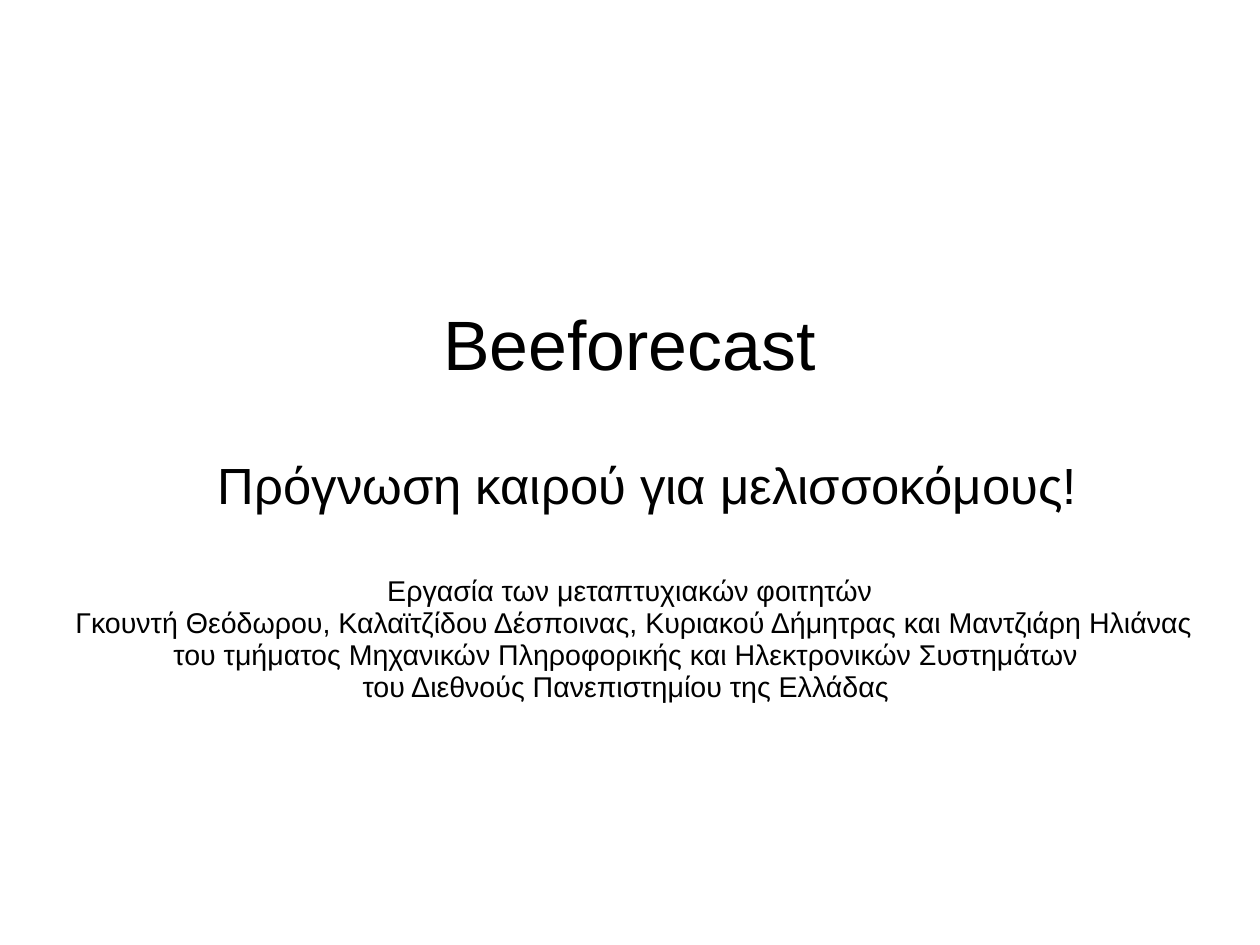
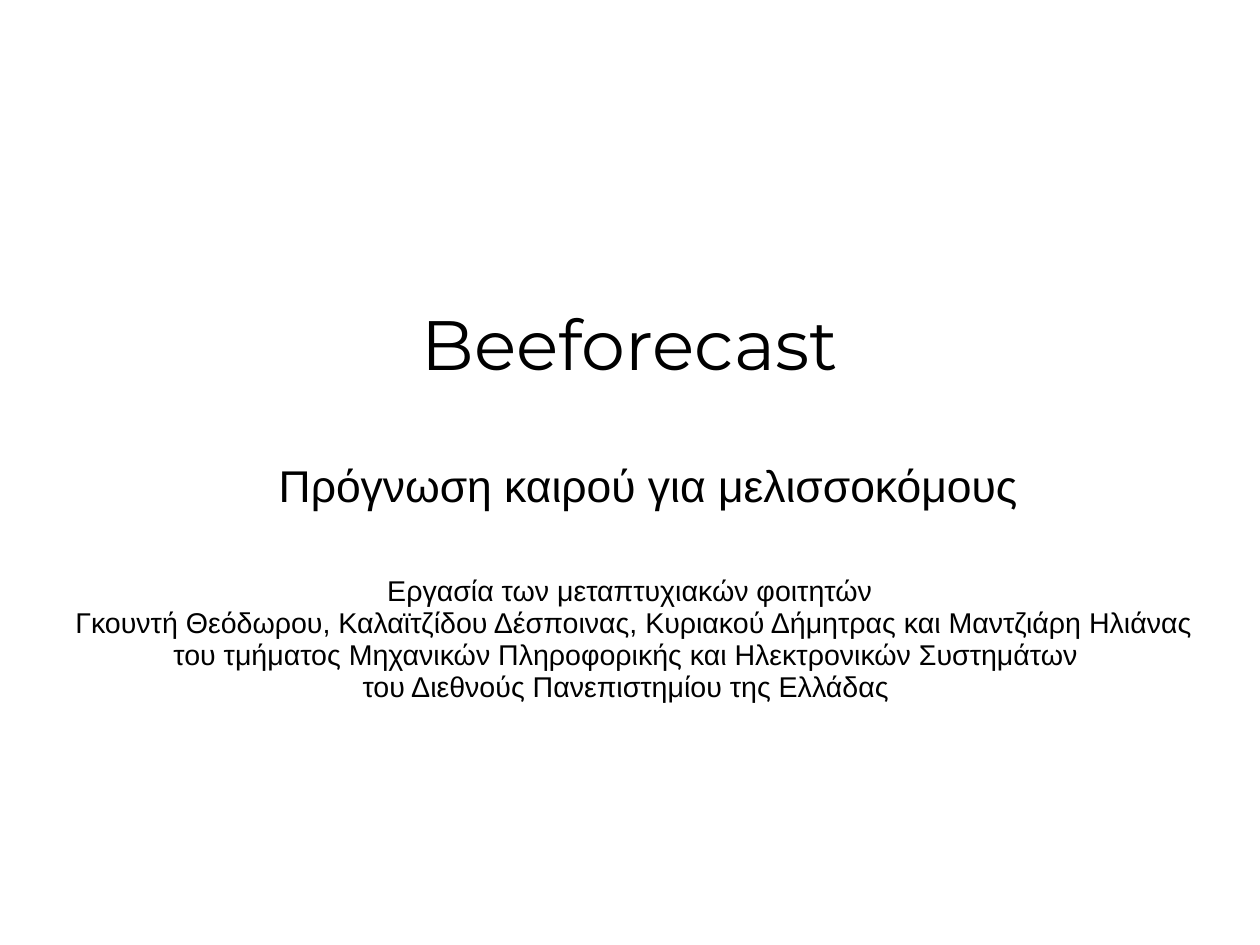
Before and after one commit to iee-ihu-gr-coursem102/WebEng19_group2_beeforecast, a slide deck: slide 1 of Παρουσίαση Beeforecast Version2.ppt. Drawn at 1260x945 pixels with LibreOffice and Linux fonts; fonts in the diff are those of the drawing; background and template pictures are left out. Boxes give left, top, right and bottom in pixels: in the first picture for what was removed or moved away, otherwise in the second. Text is boxed around its words. In the diff, an @@ line names an element or a change of style, - is before the commit and + after.

```diff
--- a/Παρουσίαση Beeforecast Version2.ppt
+++ b/Παρουσίαση Beeforecast Version2.ppt
@@ title "Beeforecast" at <box>422,318,838,371</box>: font Arial to Montserrat @@
@@ text at <box>279,468,1017,511</box>: text changed; size 32 to 28 pt @@
-Πρόγνωση καιρού για μελισσοκόμους!
+Πρόγνωση καιρού για μελισσοκόμους
```
Also in this commit, not shown: 6 other slides changed, 2 slides added.
